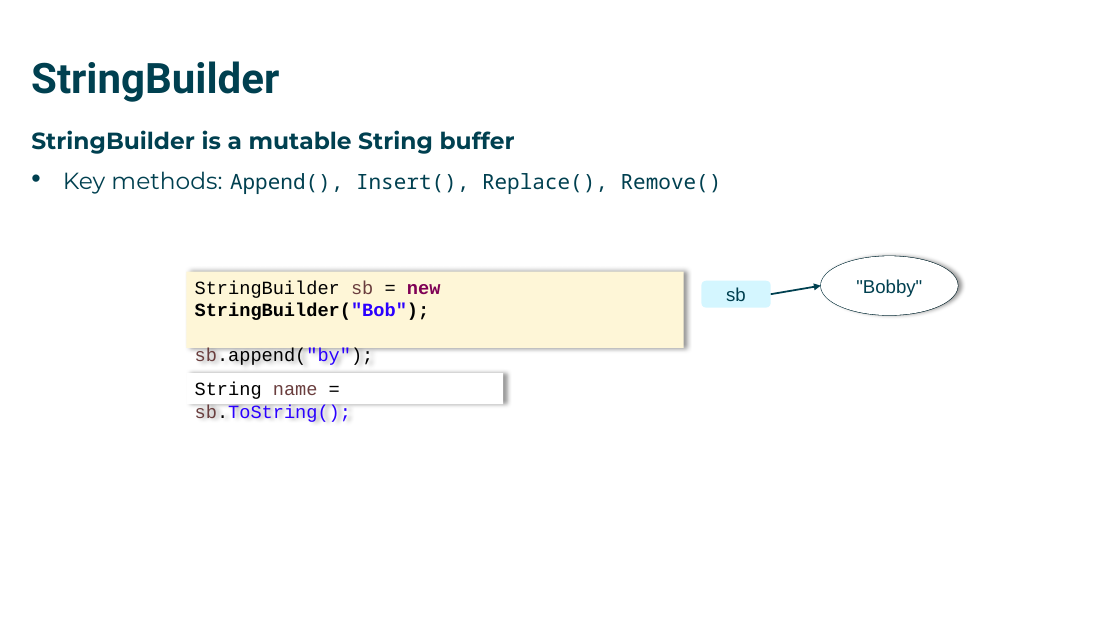
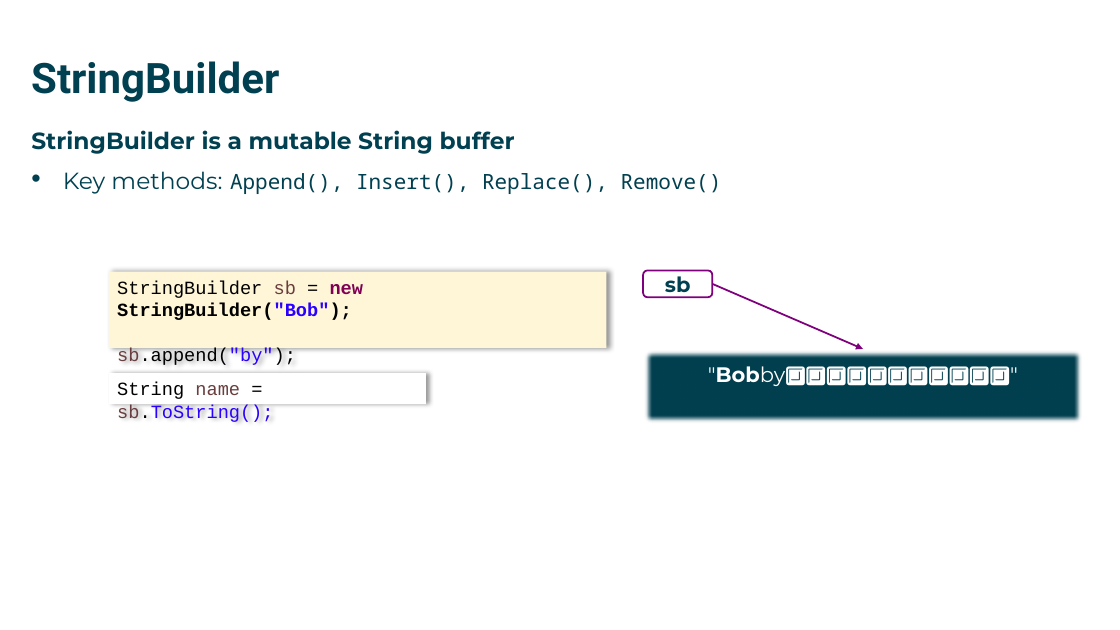
Before and after one commit to mikebaradaran/csharp, a slide deck: slide 8 of 04-enums and Strings.pptx. Drawn at 1120x630 pixels with LibreOffice and Linux fonts; fonts in the diff are those of the drawing. Boxes give left, top, right and bottom in pixels: in the first picture for what was removed or moved away, otherwise in the second. Text is boxed around its words. In the diff, an @@ line names an element or a change of style, - is before the commit and + after.

```diff
--- a/04-enums and Strings.pptx
+++ b/04-enums and Strings.pptx
@@ ellipse removed at (821,256,958,315) @@
-"Bob"
@@ ellipse removed at (821,256,958,315) @@
-"Bobby"
@@ rectangle "StringBuilder sb = new StringBuilder("Bob");": place and size @@
-rectangle "StringBuilder sb = new StringBuilder("Bob");" at (187,271,684,348)
+rectangle "StringBuilder sb = new StringBuilder("Bob");" at (109,271,607,348)
@@ rounded rectangle "sb": place and size @@
-rounded rectangle "sb" at (702,281,770,308)
+rounded rectangle "sb" at (644,271,712,297)
@@ rounded rectangle "sb" at (644,271,712,297): size 16 to 18 pt, font Arial to Montserrat, bold on; fill #D4F6FF to #FFFFFF; outline none to #7E007C 1.5 pt @@
@@ arrow added from (712, 284) to (863, 349), #7E007C 1.5 pt @@
@@ arrow removed from (771, 294) to (821, 286) @@
@@ rectangle added at (644,349,1083,424), fill #004050, outline #001C23 1 pt, 18 pt, text #FFFFFF @@
+"Bobby🔲🔲🔲🔲🔲🔲🔲🔲🔲🔲🔲"
@@ rectangle "String name = sb.ToString();": place and size @@
-rectangle "String name = sb.ToString();" at (187,373,503,404)
+rectangle "String name = sb.ToString();" at (109,373,426,404)
```
Also in this commit, not shown: 1 other slide changed, 4 other files.
